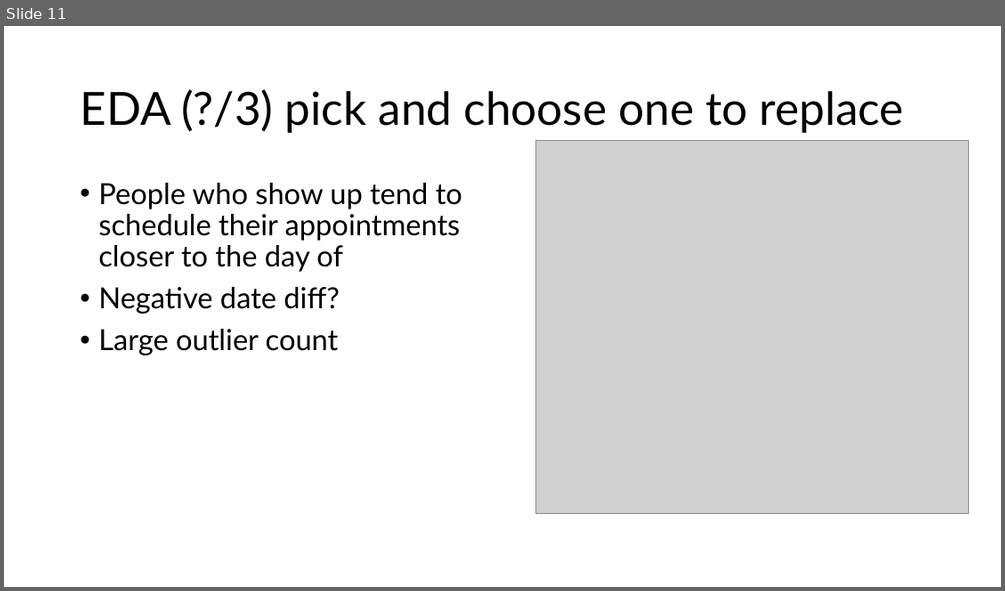
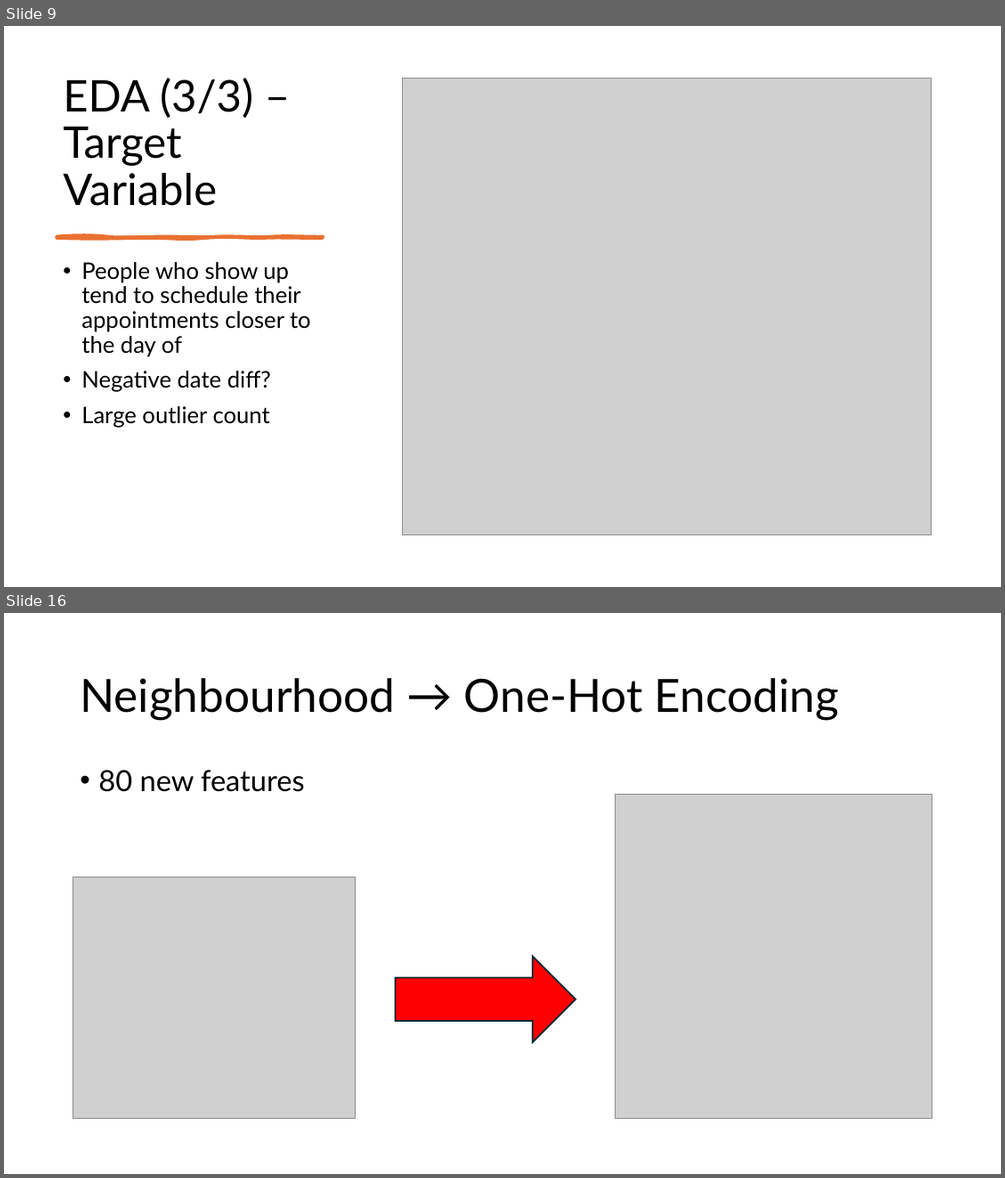
Before and after one commit to dwang0120/Hospital-No-Shows, a slide deck: Hospital No Shows.pptx. Shown one above the other, each under a label of ours: slide 11 before the commit, slides 9 and 16 after it; the slides between them are not shown. The pictures are 1005x591 and 1005x1178 pixels, drawn with LibreOffice and Linux fonts; fonts in the diff are those of the drawing; grey boxes stand for pictures. Boxes give left, top, right and bottom in pixels: in the first picture for what was removed or moved away, otherwise in the second. Text is boxed around its words. In the diff, an @@ line names an element or a change of style, - is before the commit and + after.

```diff
--- a/Hospital No Shows.pptx
+++ b/Hospital No Shows.pptx
@@ slide 16 added at box(4, 613, 1001, 1174), background #FFFFFF @@
@@ title added at box(80, 678, 839, 720), 44 pt, text #000000 @@
+Neighbourhood → One-Hot Encoding
@@ text added at box(98, 770, 305, 792), 28 pt, text #000000 @@
+• 80 new features
@@ picture added at box(615, 794, 933, 1118) @@
@@ picture added at box(73, 877, 356, 1119) @@
@@ right arrow added at box(395, 957, 575, 1042), fill #FF0000, outline #092A39 1.5 pt @@
@@ what was slide 11 is now slide 9 @@
@@ slide 9 changed as well @@
@@ title "EDA (3/3) – Target Variable" at box(63, 78, 253, 206): vertical alignment middle to bottom @@
@@ title at box(63, 78, 253, 206): text changed; size 44 to 42 pt @@
-EDA (?/3) pick and choose one to replace
+EDA (3/3) – Target Variable
@@ picture: place and size @@
-picture at box(535, 141, 968, 513)
+picture at box(403, 79, 931, 534)
@@ freeform shape added at box(57, 236, 323, 238), fill #E97132, outline #E97132 3 pt @@
@@ text "People who show up tend ...": place and size @@
-text "People who show up tend ..." at box(98, 183, 462, 355)
+text "People who show up tend ..." at box(81, 262, 311, 427)
@@ text "People who show up tend ..." at box(81, 262, 311, 427): size 28 to 22 pt @@
```
Also in this commit, not shown: 8 other slides changed, 8 other slides added, 3 slides removed, 1 other file.
